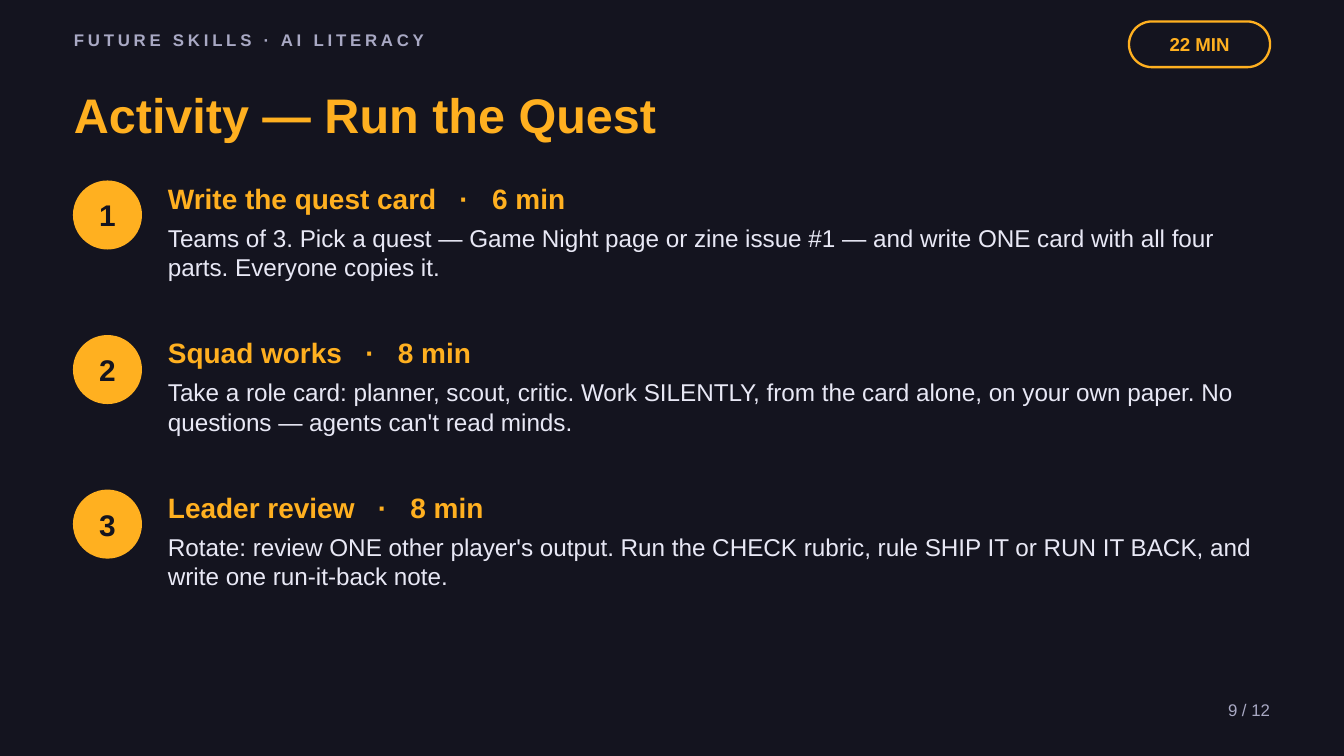
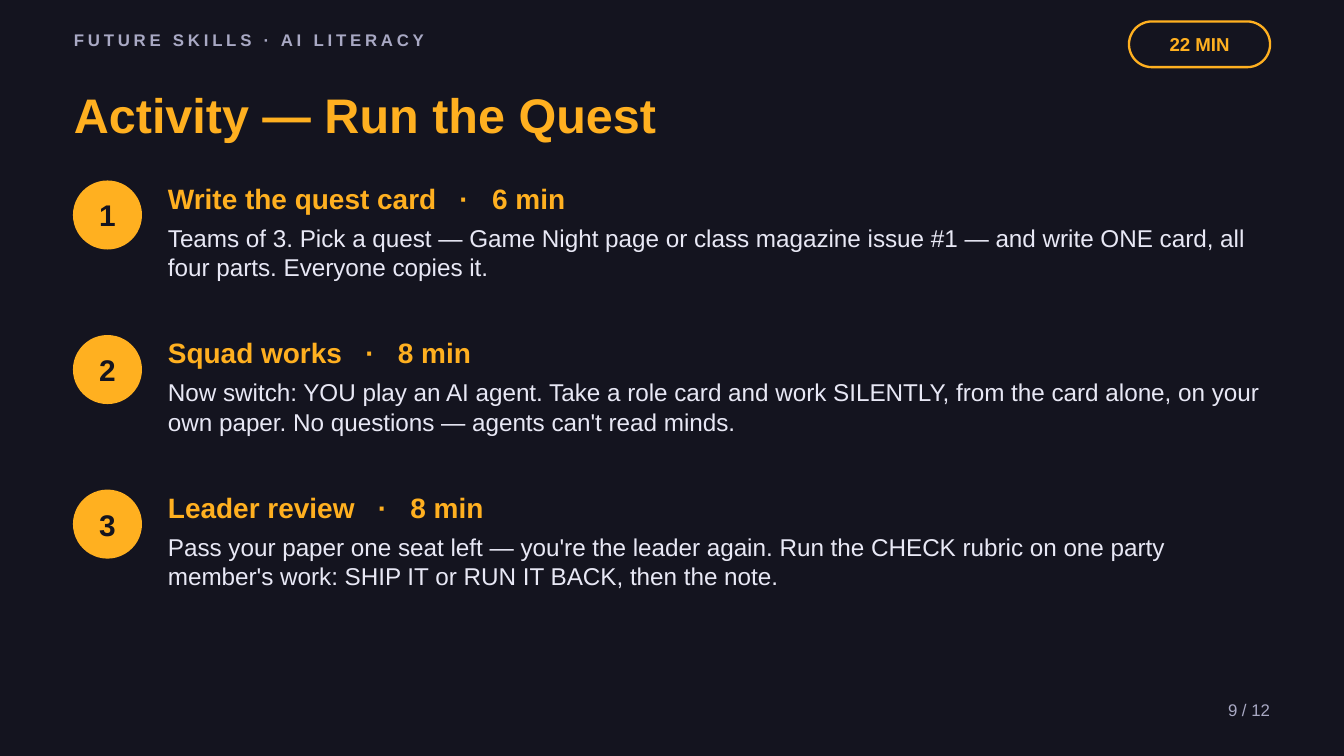
Before and after one commit to phiunit/tptphi, a slide deck: slide 9 of products/ai-agent-intern/dist/Lead Your AI Squad - Slides.pptx. Drawn at 1344x756 pixels with LibreOffice and Linux fonts; fonts in the diff are those of the drawing. Boxes give left, top, right and bottom in pixels: in the first picture for what was removed or moved away, otherwise in the second. Text is boxed around its words. In the diff, an @@ line names an element or a change of style, - is before the commit and + after.

```diff
--- a/products/ai-agent-intern/dist/Lead Your AI Squad - Slides.pptx
+++ b/products/ai-agent-intern/dist/Lead Your AI Squad - Slides.pptx
@@ text at [168,229,1244,281]: text changed @@
-Teams of 3. Pick a quest — Game Night page or zine issue #1 — and write ONE card with all four parts. Everyone copies it.
+Teams of 3. Pick a quest — Game Night page or class magazine issue #1 — and write ONE card, all four parts. Everyone copies it.
@@ text at [168,383,1259,436]: text changed @@
-Take a role card: planner, scout, critic. Work SILENTLY, from the card alone, on your own paper. No questions — agents can't read minds.
+Now switch: YOU play an AI agent. Take a role card and work SILENTLY, from the card alone, on your own paper. No questions — agents can't read minds.
@@ text at [168,538,1165,588]: text changed @@
-Rotate: review ONE other player's output. Run the CHECK rubric, rule SHIP IT or RUN IT BACK, and write one run-it-back note.
+Pass your paper one seat left — you're the leader again. Run the CHECK rubric on one party member's work: SHIP IT or RUN IT BACK, then the note.
```
Also in this commit, not shown: 7 other slides changed, 30 other files.
